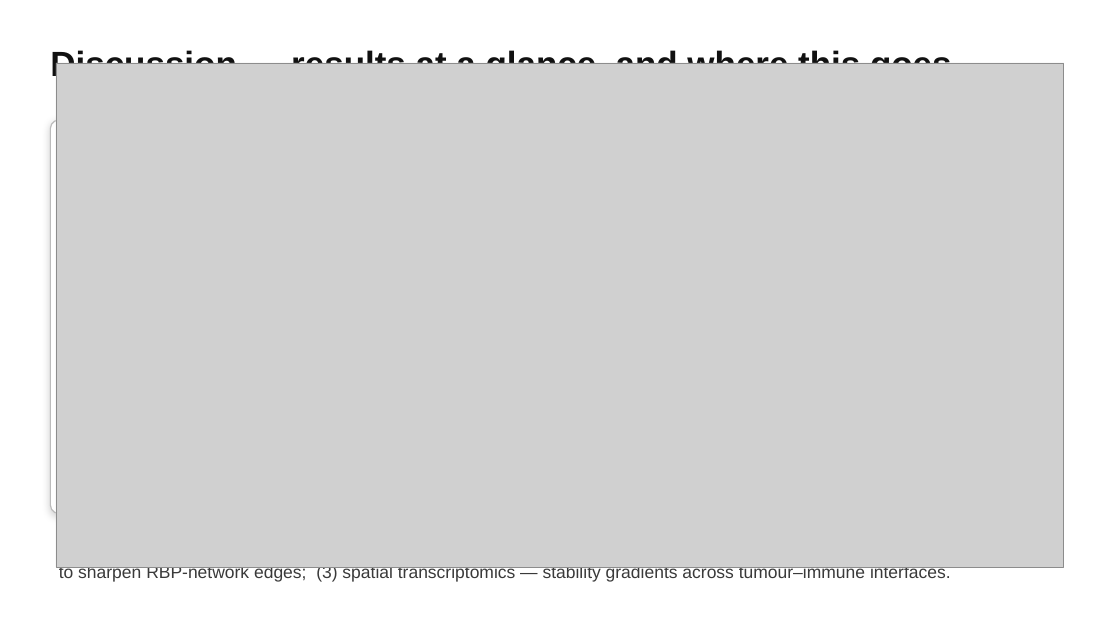
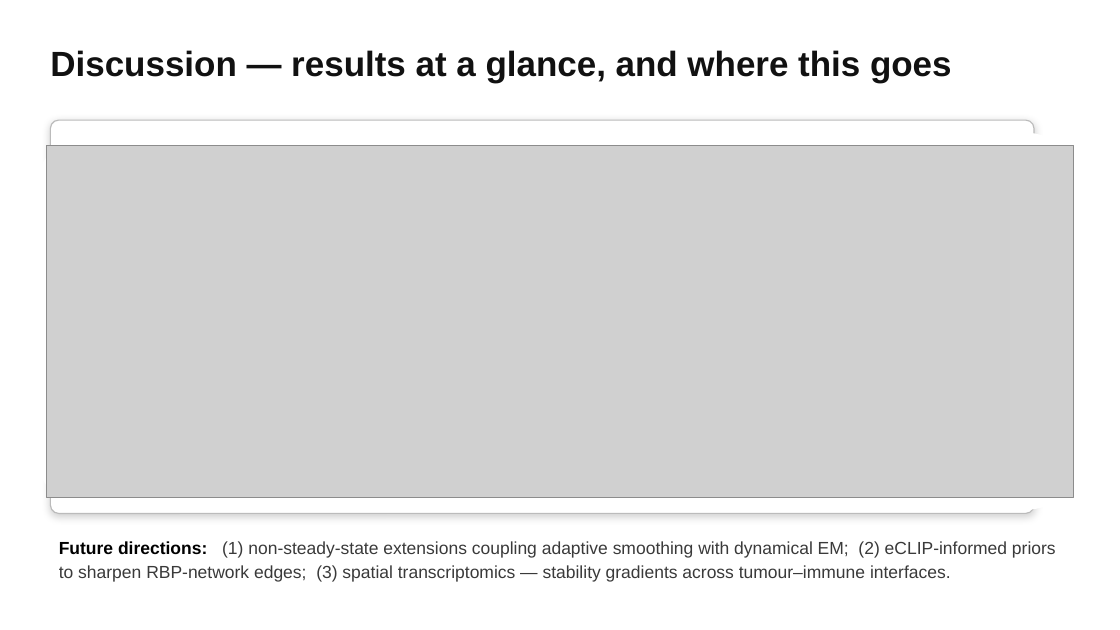
Before and after one commit to bryanc5864/scPTR, a slide deck: slide 23 of presentations/scPTR talk.pptx. Drawn at 1120x630 pixels with LibreOffice and Linux fonts; fonts in the diff are those of the drawing; grey boxes stand for pictures. Boxes give left, top, right and bottom in pixels: in the first picture for what was removed or moved away, otherwise in the second. Text is boxed around its words. In the diff, an @@ line names an element or a change of style, - is before the commit and + after.

Commit message:
Fix figure layout: correct aspect ratios, add white rounded rect borders
- All new/replaced figure slides now have correct aspect ratios (no stretching)
- White rounded rectangles added behind each figure, matching existing slide style
- Figures properly centered within slide bounds with title/caption margins

```diff
--- a/presentations/scPTR talk.pptx
+++ b/presentations/scPTR talk.pptx
@@ rounded rectangle added at box(34, 133, 1086, 511), fill #FFFFFF @@
@@ picture: place and size @@
-picture at box(56, 63, 1065, 567)
+picture at box(46, 145, 1074, 498)
```
Also in this commit, not shown: 7 other slides changed.
